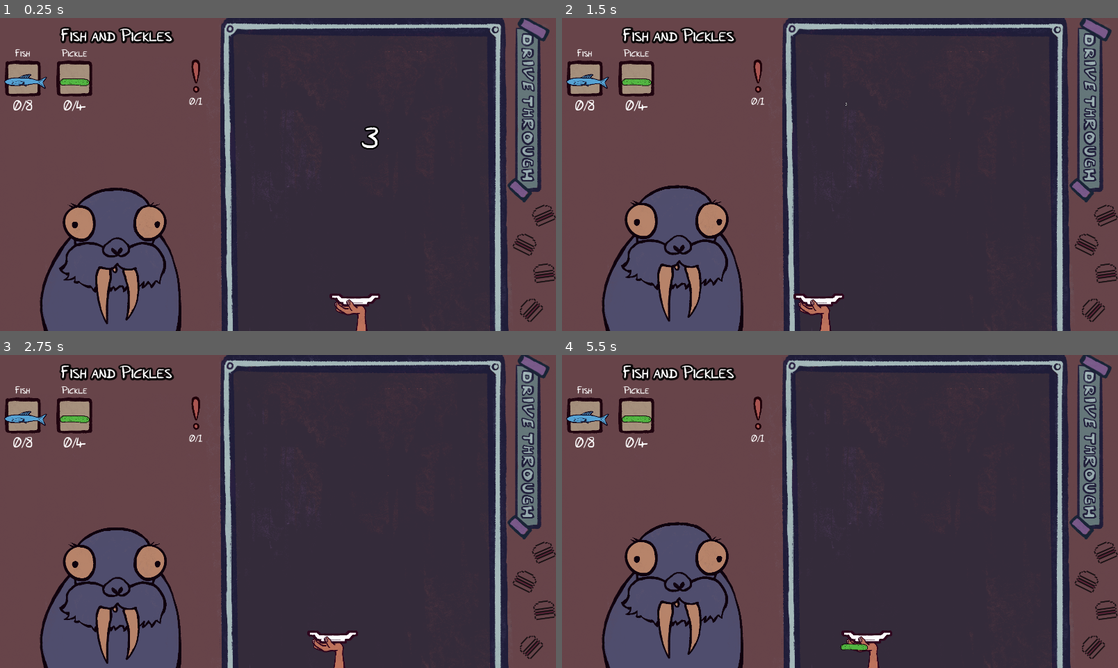
Above: before the commit, frames 1-4 (two rows, left to right).
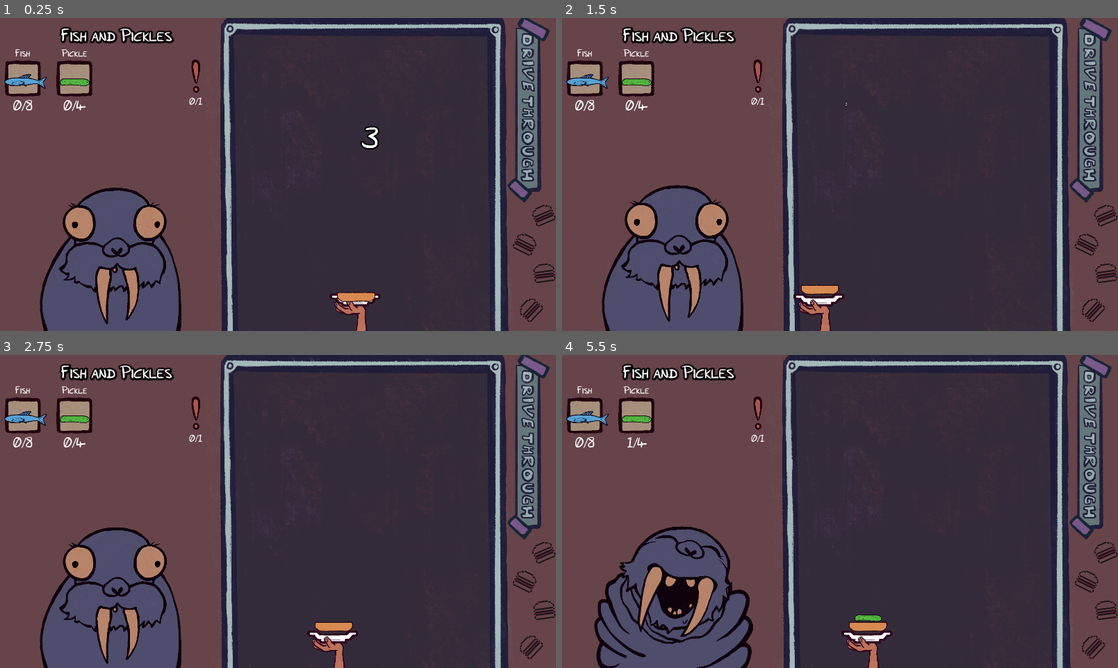
Above: after the commit, the same moments.

Repository: SirLich/funky-drive-through
Game: Godot game, scene res://game.tscn
Same seed, same stepped clock (60 frames per second), same inputs: the game is played once before the commit and once after it.
Inputs (mouse positions are in pixels of both pictures, inside the frame that each line leads up to):
- Up to frame 1 (0.25 s): no input
- Up to frame 2 (1.5 s): tap Enter at 0.5 s; move the mouse to (962, 158) at 0.52 s; press the mouse at (962, 158) at 0.53 s; move the mouse to (728, 190) at 1.27 s; release the mouse at (728, 190) at 1.28 s; click (728, 190) at 1.35 s
- Up to frame 3 (2.75 s): move the mouse to (333, 442) at 2.02 s; press the mouse at (333, 442) at 2.03 s
- Up to frame 4 (5.5 s): move the mouse to (812, 574) at 2.77 s; release the mouse at (812, 574) at 2.78 s; click (812, 574) at 2.85 s; move the mouse to (1006, 558) at 3.52 s; press the mouse at (1006, 558) at 3.53 s; move the mouse to (673, 464) at 4.27 s; release the mouse at (673, 464) at 4.28 s; click (673, 464) at 4.35 s; move the mouse to (867, 511) at 5.02 s; press the mouse at (867, 511) at 5.03 s

The runs differ from the first frame. In frame 1, 0.2% of the frame differs, in the area x 60-68%, y 87-91%; in frame 2, 0.2%; in frame 3, 0.2%; in frame 4, 6.0%, in the area x 5-59%, y 26-100%.
Error before the commit: Invalid access to property or key 'stream' on a base object of type 'Resource (ItemType)'. (res://scenes/item/catcher.gd:21)

Commit message:
Final sounds

Diff:
--- a/scenes/item/catcher.gd
+++ b/scenes/item/catcher.gd
@@ -18,8 +18,8 @@
 		last_stacked.remote_transform_2d.remote_path = NodePath()
 
 	var stream_to_use
-	if new_item.stream:
-		stream_to_use = new_item.stream
+	if new_item.audio:
+		stream_to_use = new_item.audio
 	else:
 		stream_to_use = default_stream
 	audio_stream_player.stream = stream_to_use
--- a/scenes/item/catcher.tscn
+++ b/scenes/item/catcher.tscn
@@ -20,6 +20,7 @@
 starting_item = ExtResource("3_onxk0")
 
 [node name="AudioStreamPlayer" type="AudioStreamPlayer" parent="."]
+volume_db = 12.861
 
 [node name="Top" type="Area2D" parent="."]
 collision_mask = 2
